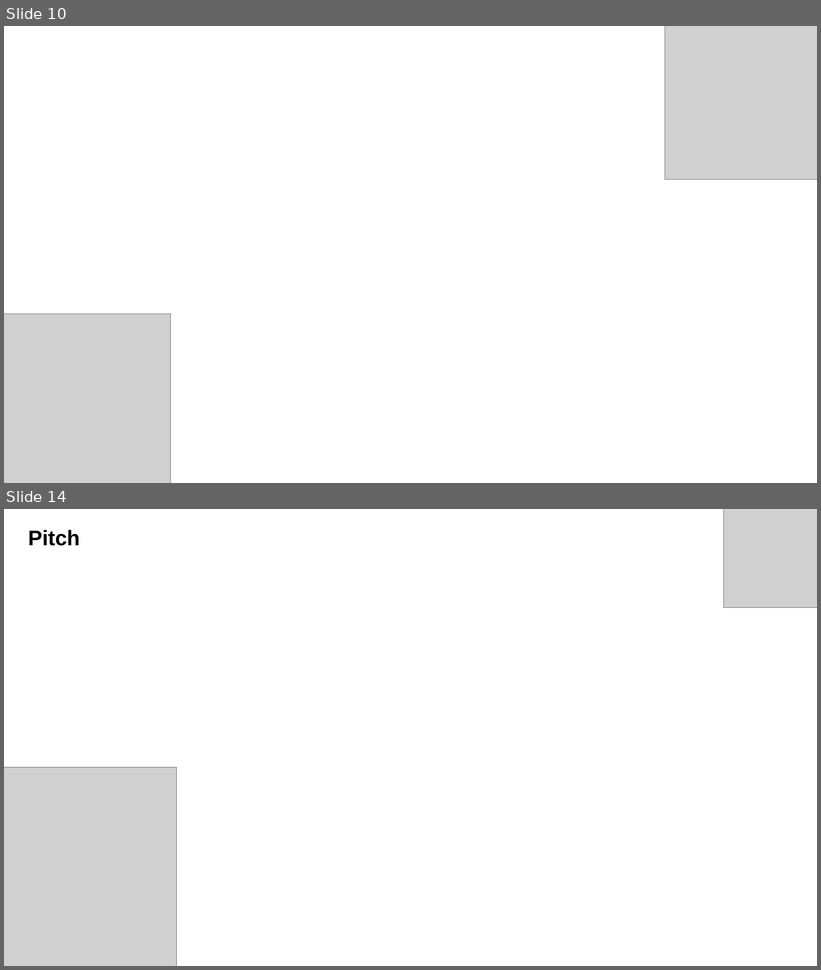
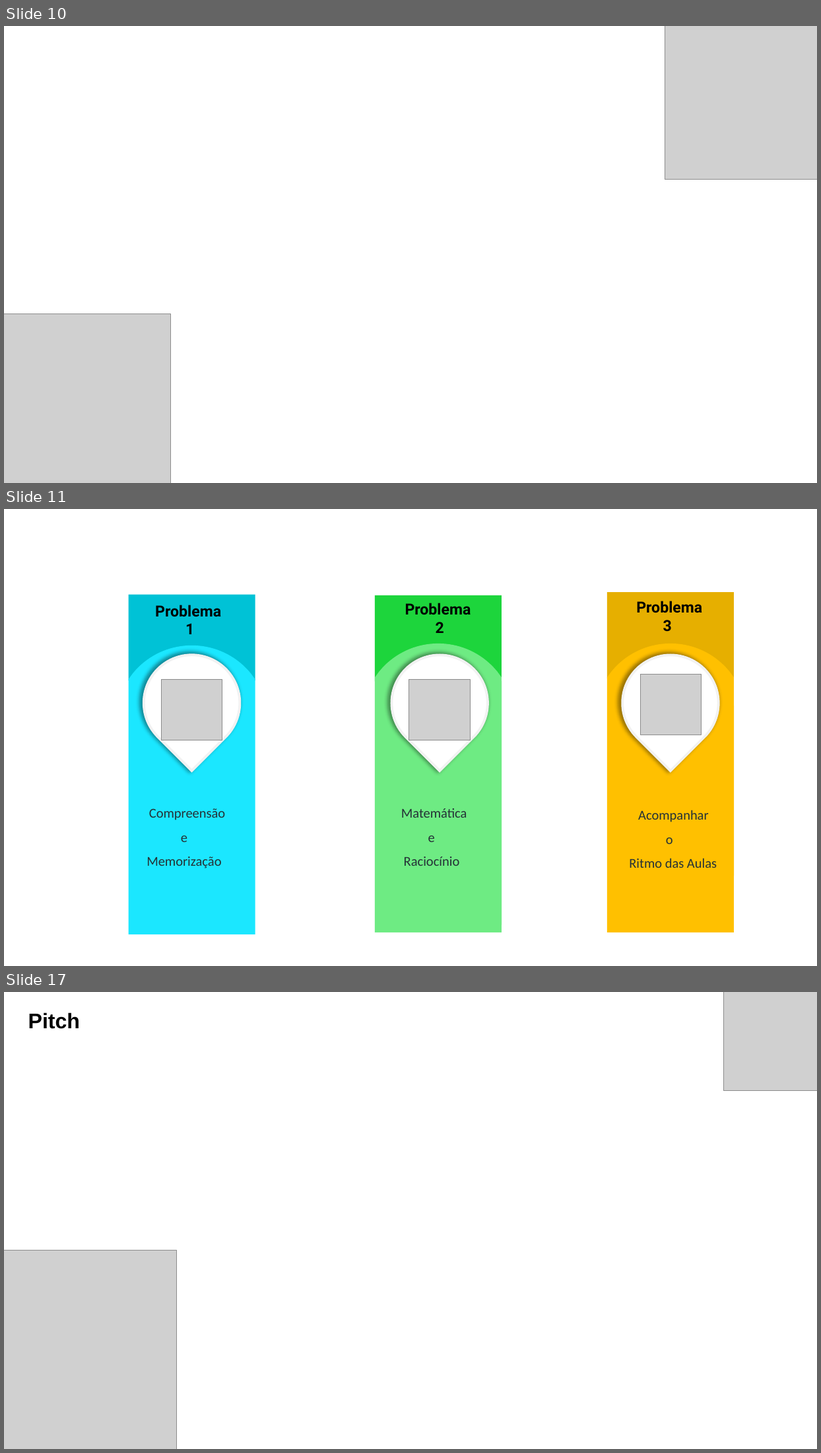
Before and after one commit to Sirius-tcc/Documents, a slide deck: slides/PreviaTCC.pptx. Shown one above the other, each under a label of ours: slides 10 and 14 before the commit, slides 10, 11 and 17 after it; the slides between them are not shown. The pictures are 821x970 and 821x1453 pixels, drawn with LibreOffice and Linux fonts; fonts in the diff are those of the drawing; grey boxes stand for pictures; background and template pictures are left out. Boxes give left, top, right and bottom in pixels: in the first picture for what was removed or moved away, otherwise in the second. Text is boxed around its words. In the diff, an @@ line names an element or a change of style, - is before the commit and + after.

```diff
--- a/slides/PreviaTCC.pptx
+++ b/slides/PreviaTCC.pptx
@@ slide 11 added at box(4, 509, 817, 966), background #FFFFFF @@
@@ freeform shape added at box(86, 531, 299, 745), fill #00C2D6 @@
@@ freeform shape added at box(332, 532, 545, 745), fill #1DD53C @@
@@ freeform shape added at box(564, 529, 778, 742), fill #E6AF00 @@
@@ text added at box(155, 605, 221, 634), 18 pt, text #000000, bold @@
+Problema
+1
@@ text added at box(405, 603, 471, 633), 18 pt, text #000000, bold @@
+Problema
+2
@@ text added at box(636, 601, 702, 632), 18 pt, text #000000, bold @@
+Problema
+3
@@ freeform shape added at box(4, 614, 384, 966), fill #1BE7FF @@
@@ freeform shape added at box(246, 612, 630, 966), fill #6EEB83 @@
@@ freeform shape added at box(479, 612, 817, 966), fill #FFC000 @@
@@ teardrop added at box(124, 636, 259, 771), fill #FFFFFF, outline #F2F2F2 3 pt @@
@@ teardrop added at box(372, 636, 508, 771), fill #FFFFFF, outline #F2F2F2 3 pt @@
@@ teardrop added at box(603, 636, 738, 771), fill #FFFFFF, outline #F2F2F2 3 pt @@
@@ picture added at box(161, 679, 222, 740) @@
@@ picture added at box(409, 679, 470, 740) @@
@@ picture added at box(641, 674, 702, 735) @@
@@ text added at box(147, 809, 225, 869), 16 pt, text #253237 @@
+Compreensão
+e
+Memorização
@@ text added at box(401, 809, 467, 866), 16 pt, text #253237 @@
+Matemática
+e
+Raciocínio
@@ text added at box(629, 810, 717, 868), 16 pt, text #253237 @@
+Acompanhar
+o
+Ritmo das Aulas
@@ what was slide 14 is now slide 17 @@
```
Also in this commit, not shown: 7 other slides added, 5 slides removed, 2 other files.
